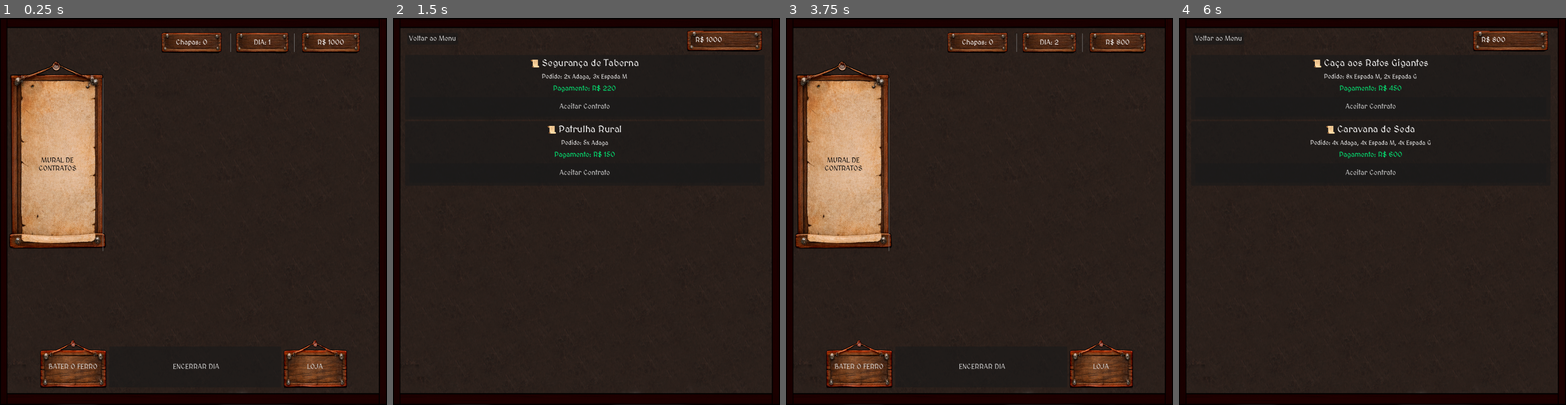
Above: before the commit, frames 1-4 (left to right).
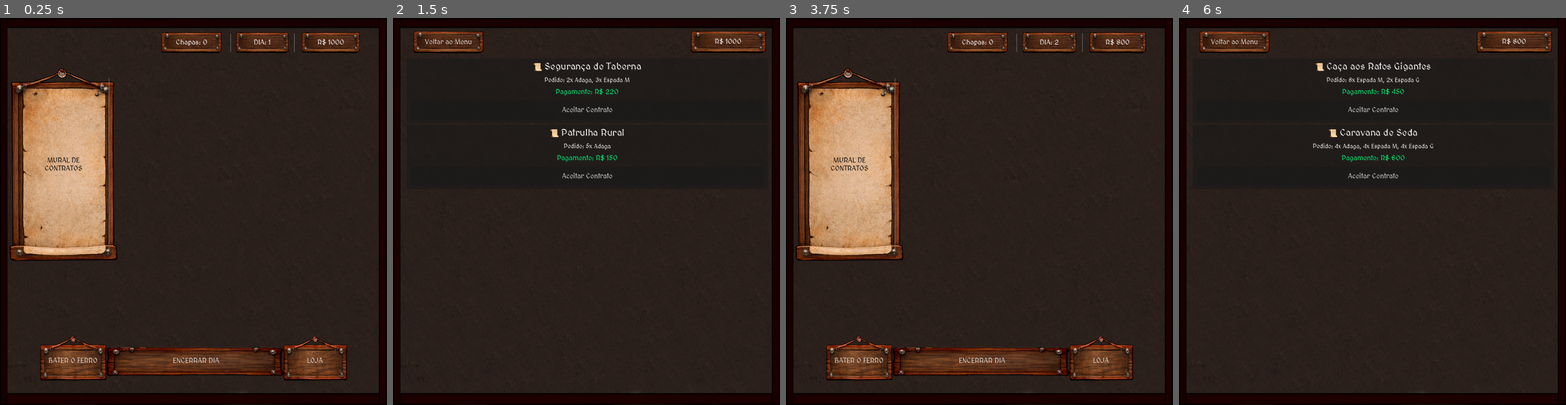
Above: after the commit, the same moments.

Repository: VitaumOS/Jogo_IC-Godot
Game: Godot game, scene res://scene/Cena_1.tscn
Two runs of this game, one before a commit and one after it. Both use one fixed random seed, a clock stepped at 60 frames per second and the inputs below.
Inputs:
- Up to frame 1 (0.25 s): no input
- Up to frame 2 (1.5 s): click "BATER O FERRO" at 0.5 s; click "MURAL DE CONTRATOS" at 1.25 s
- Up to frame 3 (3.75 s): click "Voltar ao Menu" at 2 s; click "ENCERRAR DIA" at 2.75 s; click "Encerrar Dia e Dormir" at 3.5 s
- Up to frame 4 (6 s): click "LOJA" at 4.25 s; click "Voltar ao Jogo" at 5 s; click "MURAL DE CONTRATOS" at 5.75 s

The runs differ from the first frame. In frame 1, 12% of the frame differs, in the area x 2-90%, y 11-96%; in frame 2, 3.3%; in frame 3, 12%; in frame 4, 3.6%.

Commit message:
Atualização recente
Arrumando alguns comentários, colocando imagens e ajustando-as

Diff:
--- a/modelos/modelo_contrato.tres
+++ b/modelos/modelo_contrato.tres
@@ -4,7 +4,7 @@
 
 [resource]
 texture = ExtResource("1_l0sxw")
-expand_margin_left = 143.0
-expand_margin_top = 95.0
-expand_margin_right = 143.0
-expand_margin_bottom = 50.0
+expand_margin_left = 170.0
+expand_margin_top = 80.0
+expand_margin_right = 170.0
+expand_margin_bottom = 80.0
--- a/pulp_solution.json
+++ b/pulp_solution.json
@@ -1,7 +1,8 @@
 {
     "status": "Optimal",
-    "chapas_usadas": 2,
+    "chapas_usadas": 5,
     "plano_corte": {
-        "Padrao_2": 2
+        "Padrao_1": 4,
+        "Padrao_3": 1
     }
 }
--- a/scene/Cena_1.tscn
+++ b/scene/Cena_1.tscn
@@ -7,8 +7,16 @@
 [ext_resource type="PackedScene" uid="uid://7kv2da5w42t5" path="res://scene/Padrao_Corte.tscn" id="4_uwuwm"]
 [ext_resource type="StyleBox" uid="uid://dki2hhovuf137" path="res://modelos/modelo_botao1.tres" id="5_bjq5w"]
 [ext_resource type="StyleBox" uid="uid://ciisrgd277gvm" path="res://modelos/modelo_botão_embaixo.tres" id="5_uwuwm"]
+[ext_resource type="Texture2D" uid="uid://crs5owxlqap0n" path="res://images/placa_2.png" id="8_bjq5w"]
 
 [sub_resource type="Theme" id="Theme_bjq5w"]
+
+[sub_resource type="StyleBoxTexture" id="StyleBoxTexture_2xbwx"]
+texture = ExtResource("8_bjq5w")
+expand_margin_left = 150.0
+expand_margin_top = 200.0
+expand_margin_right = 150.0
+expand_margin_bottom = 200.0
 
 [sub_resource type="CompressedTexture2D" id="CompressedTexture2D_2xbwx"]
 
@@ -88,7 +96,7 @@
 [node name="Controle_Corpo" type="Control" parent="UI" unique_id=1039932040]
 layout_mode = 3
 anchors_preset = 0
-offset_left = 30.0
+offset_left = 45.0
 offset_top = 96.0
 offset_right = 89.0
 offset_bottom = 128.0
@@ -102,7 +110,7 @@
 anchor_right = 0.062000003
 anchor_bottom = 1.4000001
 offset_left = 0.015999794
-offset_right = 878.016
+offset_right = 861.016
 offset_bottom = 400.0
 
 [node name="LadoEsquerdo" type="MarginContainer" parent="UI/Controle_Corpo/CorpoCentral" unique_id=387953885]
@@ -138,8 +146,8 @@
 
 [node name="Rodape" type="HBoxContainer" parent="UI" unique_id=205919892]
 offset_top = 764.0
-offset_right = 896.0
-offset_bottom = 859.0
+offset_right = 895.0
+offset_bottom = 832.0
 alignment = 1
 
 [node name="BtnResolver" type="Button" parent="UI/Rodape" unique_id=827788209]
@@ -153,6 +161,7 @@
 custom_minimum_size = Vector2(400, 0)
 layout_mode = 2
 theme = SubResource("Theme_bjq5w")
+theme_override_styles/normal = SubResource("StyleBoxTexture_2xbwx")
 text = "ENCERRAR DIA"
 icon = SubResource("CompressedTexture2D_2xbwx")
 
--- a/scene/Cena_Loja.tscn
+++ b/scene/Cena_Loja.tscn
@@ -37,23 +37,11 @@
 layout_mode = 1
 offset_left = 24.0
 offset_top = 80.0
-offset_right = 856.0
+offset_right = 851.0
 offset_bottom = 760.0
 
 [node name="VBoxItens" type="VBoxContainer" parent="UI/ScrollContainer" unique_id=952896832]
 layout_mode = 2
-
-[node name="Container_Opcoes" type="VBoxContainer" parent="UI" unique_id=407412559]
-layout_mode = 1
-anchors_preset = -1
-anchor_left = 2.0700002
-anchor_top = 0.135
-anchor_right = 2.0700002
-anchor_bottom = 0.135
-offset_left = 32.0
-offset_top = 8.0
-offset_right = 71.0
-offset_bottom = 47.0
 
 [node name="PainelChapas" type="Node2D" parent="UI" unique_id=687913666]
 
@@ -85,6 +73,7 @@
 layout_mode = 2
 theme_override_styles/normal = ExtResource("3_mypxv")
 text = "Chapas: %d"
+horizontal_alignment = 1
 
 [node name="VSeparator" type="VSeparator" parent="UI/HBoxContainer" unique_id=2009678965]
 custom_minimum_size = Vector2(102.495, 7.925)
@@ -94,6 +83,7 @@
 layout_mode = 2
 theme_override_styles/normal = ExtResource("3_mypxv")
 text = "Carteira: R$"
+horizontal_alignment = 1
 
 [node name="BtnVoltar" type="Button" parent="UI" unique_id=451513788]
 layout_mode = 0
--- a/scene/Cena_contratos.tscn
+++ b/scene/Cena_contratos.tscn
@@ -20,31 +20,37 @@
 
 [node name="UI" type="Control" parent="." unique_id=1230002425]
 anchors_preset = 0
-offset_right = 950.0
-offset_bottom = 800.0
+offset_left = 29.0
+offset_top = 8.0
+offset_right = 979.0
+offset_bottom = 808.0
 
 [node name="LabelDinheiro" type="Label" parent="UI" unique_id=1563394821]
 layout_mode = 0
-offset_left = 703.0
-offset_top = 42.0
-offset_right = 839.0
-offset_bottom = 65.0
+offset_left = 683.0
+offset_top = 32.0
+offset_right = 819.0
+offset_bottom = 64.0
 theme_override_styles/normal = ExtResource("3_yji0f")
 text = "Carteira: R$ %d"
+horizontal_alignment = 1
+vertical_alignment = 1
 
 [node name="ScrollContainer" type="ScrollContainer" parent="UI" unique_id=570385356]
 layout_mode = 0
-offset_left = 28.0
+offset_left = 3.0
 offset_top = 86.0
-offset_right = 864.0
+offset_right = 843.0
 offset_bottom = 860.0
 
 [node name="VBoxContratos" type="VBoxContainer" parent="UI/ScrollContainer" unique_id=1797218846]
 layout_mode = 2
 
-[node name="Container_Opcoes" type="VBoxContainer" parent="UI" unique_id=1499401884]
+[node name="BtnVoltar" type="Button" parent="UI" unique_id=1163623123]
 layout_mode = 0
-offset_left = 33.0
-offset_top = 35.0
-offset_right = 82.0
-offset_bottom = 68.0
+offset_left = 43.0
+offset_top = 32.0
+offset_right = 157.0
+offset_bottom = 65.0
+theme_override_styles/normal = ExtResource("3_yji0f")
+text = "Voltar ao jogo"
--- a/scene/Forja_Ritmo.tscn
+++ b/scene/Forja_Ritmo.tscn
@@ -20,16 +20,17 @@
 offset_bottom = 484.0
 
 [node name="Background" type="Sprite2D" parent="Esteira" unique_id=1656192740]
-position = Vector2(372.67453, 30.000006)
-scale = Vector2(0.9207567, 0.288)
+position = Vector2(372.67453, 32.645515)
+scale = Vector2(0.9207567, 0.31200004)
 texture = ExtResource("3_sd6ah")
 offset = Vector2(7.545, -27.71)
 
 [node name="AreaAlvo" type="Panel" parent="." unique_id=1347860911]
 offset_left = 425.0
-offset_top = 365.0
+offset_top = 384.0
 offset_right = 465.0
-offset_bottom = 405.0
+offset_bottom = 424.0
+pivot_offset = Vector2(20, 20)
 
 [node name="ArmasContainer" type="Node2D" parent="." unique_id=1822504001]
 
--- /dev/null
+++ b/scene/Popup.tscn
@@ -0,0 +1,72 @@
+[gd_scene format=3 uid="uid://niwiqe2egaiv"]
+
+[ext_resource type="Script" uid="uid://bfsddobccdcyu" path="res://script/popup.gd" id="1_eykc1"]
+[ext_resource type="StyleBox" uid="uid://c1jeoar3pix3q" path="res://modelos/modelo_contrato.tres" id="2_6e60i"]
+
+[node name="Control" type="Control" unique_id=1019503320]
+layout_mode = 3
+anchors_preset = 0
+offset_left = 304.0
+offset_top = 288.0
+offset_right = 304.0
+offset_bottom = 288.0
+script = ExtResource("1_eykc1")
+
+[node name="PopUp" type="CanvasLayer" parent="." unique_id=540076022]
+
+[node name="Background" type="ColorRect" parent="PopUp" unique_id=1372817576]
+visible = false
+offset_left = 304.0
+offset_top = 288.0
+offset_right = 592.0
+offset_bottom = 578.0
+
+[node name="Placa" type="PanelContainer" parent="PopUp" unique_id=568186395]
+offset_left = 304.0
+offset_top = 288.0
+offset_right = 592.0
+offset_bottom = 578.0
+theme_override_styles/panel = ExtResource("2_6e60i")
+
+[node name="VBox" type="VBoxContainer" parent="PopUp/Placa" unique_id=914745123]
+layout_mode = 2
+
+[node name="Control2" type="Control" parent="PopUp/Placa/VBox" unique_id=821875847]
+layout_mode = 2
+
+[node name="Mensagem" type="Label" parent="PopUp/Placa/VBox/Control2" unique_id=1672440580]
+custom_minimum_size = Vector2(0.31, 145.97)
+layout_mode = 0
+offset_left = 40.0
+offset_top = 24.0
+offset_right = 248.0
+offset_bottom = 232.0
+theme_override_colors/font_color = Color(0, 0, 0, 1)
+theme_override_font_sizes/font_size = 20
+text = "asdasdasdasdasdasdasdasdasdasdsdasd"
+horizontal_alignment = 1
+vertical_alignment = 1
+autowrap_mode = 3
+clip_text = true
+
+[node name="Control" type="Control" parent="PopUp/Placa/VBox" unique_id=1263314372]
+layout_mode = 2
+
+[node name="HBoxBtn" type="HBoxContainer" parent="PopUp/Placa/VBox/Control" unique_id=1129267965]
+layout_mode = 0
+offset_top = 252.0
+offset_right = 288.0
+offset_bottom = 279.0
+alignment = 1
+
+[node name="BtnSim" type="Button" parent="PopUp/Placa/VBox/Control/HBoxBtn" unique_id=309139895]
+layout_mode = 2
+text = "Sim"
+
+[node name="BtnNao" type="Button" parent="PopUp/Placa/VBox/Control/HBoxBtn" unique_id=1079789033]
+layout_mode = 2
+text = "Não"
+
+[node name="BtnOk" type="Button" parent="PopUp/Placa/VBox/Control/HBoxBtn" unique_id=30888743]
+layout_mode = 2
+text = "OK"
--- a/script/Cena_Resumo.gd
+++ b/script/Cena_Resumo.gd
@@ -2,10 +2,9 @@
 
 extends Control
 
-## Cena do botão exportada do Inspector
 @export var cena_botao_ui: PackedScene
 
-# Referências aos nós (ajuste os nomes se necessário)
+# Referências aos nós
 @onready var center_container = $CenterContainer
 @onready var vbox = $CenterContainer/PanelContainer/MarginContainer/VBox
 @onready var label_titulo =$CenterContainer/PanelContainer/MarginContainer/VBox/Titulo
@@ -19,13 +18,10 @@
 ## Define todos os tamanhos e alinhamentos via código para evitar erros de UI
 func _configurar_layout_base():
 	self.set_anchors_and_offsets_preset(Control.PRESET_FULL_RECT)
-	#Centralizar o painel de resumo
 	center_container.set_anchors_and_offsets_preset(Control.PRESET_FULL_RECT)
-	#Configurar espaçamentos do VBox
 	vbox.custom_minimum_size = Vector2(400, 0)
 	vbox.add_theme_constant_override("separation", 15)
 
-	#Configurar texto do Label
 	label_titulo.horizontal_alignment = HORIZONTAL_ALIGNMENT_CENTER
 	label_titulo.add_theme_font_size_override("font_size", 25)
 
@@ -35,7 +31,6 @@
 	var custos = Global.CUSTO_DIARIO
 	var lucro_liquido = ganhos - custos
 
-	# Atualiza o saldo real no Global
 	Global.dinheiro -= custos
 	label_titulo.text = "\nRELATÓRIO DO DIA %d " % Global.dia_atual
 
@@ -71,6 +66,5 @@
 	btn.text = "Encerrar Dia e Dormir"
 	btn.custom_minimum_size = Vector2(0, 50)
 
-	# Conecta o clique ao Global para resetar o dia
 	btn.pressed.connect(func():Global.proximo_dia())
 	vbox.add_child(btn)
--- a/script/Forja_Ritmo.gd
+++ b/script/Forja_Ritmo.gd
@@ -16,7 +16,6 @@
 func _ready():
 	var lista_nomes = Global.armas_na_esteira_atual
 	total_pecas = lista_nomes.size()
-	area_alvo.position = Vector2(450, 380)
 	cont.text = ("%d/%d" %[acertos,total_pecas])
 
 	if total_pecas == 0:
@@ -32,11 +31,9 @@
 
 		sprite.position = Vector2(1000 + (i * 300), esteira.position.y+25)
 
-		# Configura Tecla WASD
 		var tecla_sorteada = teclas[randi() % teclas.size()]
 		sprite.set_meta("tecla", tecla_sorteada)
 
-		# Texto visual da tecla
 		var lbl = Label.new()
 		lbl.text = tecla_sorteada
 		lbl.position = Vector2(-15, -60)
@@ -58,7 +55,7 @@
 func _process(delta):
 	for arma in armas_na_fila:
 		arma.position.x -= velocidade * delta
-		if arma.position.x < area_alvo.position.x - 100:
+		if arma.position.x < area_alvo.position.x - 300:
 			_remover_arma(arma, false)
 
 func _atualiza_contador():
@@ -89,7 +86,6 @@
 		_atualiza_contador()
 
 	armas_na_fila.erase(arma)
-	# Efeito simples de sumir
 	var t = create_tween()
 	t.tween_property(arma, "modulate:a", 0.0, 0.2)
 	t.tween_callback(arma.queue_free)
--- a/script/Loja.gd
+++ b/script/Loja.gd
@@ -53,7 +53,7 @@
 	for item in Global.padroes_na_loja:
 		var card = PanelContainer.new(); card.custom_minimum_size.y = 100
 		var h_box = HBoxContainer.new(); card.add_child(h_box)
-		#Visualizador do padrão
+
 		var vis = Control.new()
 		vis.custom_minimum_size = Vector2(500, 60)
 		vis.size_flags_vertical = Control.SIZE_SHRINK_CENTER
@@ -71,7 +71,6 @@
 		_renderizar_previa_no_card(p_hbox, item.composicao);
 		h_box.add_child(vis)
 
-		#Informações e Botão
 		var v_info = VBoxContainer.new(); v_info.size_flags_horizontal = Control.SIZE_EXPAND_FILL; v_info.alignment = BoxContainer.ALIGNMENT_CENTER
 		var lbl = Label.new(); lbl.text = item.nome; lbl.horizontal_alignment = HORIZONTAL_ALIGNMENT_CENTER
 		var btn = cena_botao_ui.instantiate(); btn.text = "Comprar (R$ %d)" % item.preco
--- a/script/Main.gd
+++ b/script/Main.gd
@@ -20,7 +20,7 @@
 var padroes_corte_salvos: Array = []
 var padroes_corte_salvos_valor: Array = []
 var padroes_selecionados: Array = []
-var labels_qtd_referencia: Array[Label] = [] # Alterado o nome para refletir que são Labels
+var labels_qtd_referencia: Array[Label] = []
 
 var PYTHON_PATH = ProjectSettings.globalize_path("res://PythonFiles/venv/Scripts/python.exe")
 var PYTHON_SCRIPT = ProjectSettings.globalize_path("res://PythonFiles/resolve_pcu_pl.py")
@@ -42,31 +42,23 @@
 	if Global.ultimo_desempenho_ritmo >= 0:
 		_finalizar_logica_pulp()
 
-# No Main.gd, dentro do seu _ready ou uma função de atualização de UI
 func _atualizar_display_estoque():
 	$UI/IconeChapa/LabelQtd.text = str(Global.estoque_chapas_extras)
 
 
 func _configurar_botoes_fixos():
-
 	if not btn_resolver.pressed.is_connected(_resolver_pcu):
 		btn_resolver.pressed.connect(_resolver_pcu)
-
-
 	if not btn_loja.pressed.is_connected(_on_loja_pressed):
 		btn_loja.pressed.connect(_on_loja_pressed)
-
 	if not btn_sair.pressed.is_connected(_on_sair_pressed):
 		btn_sair.pressed.connect(_on_sair_pressed)
-
 	if not btn_contrato_grande.pressed.is_connected(_on_contrato_pressed):
 		btn_contrato_grande.pressed.connect(_on_contrato_pressed)
 
 func _on_loja_pressed(): get_tree().change_scene_to_file("res://scene/Cena_Loja.tscn")
 func _on_sair_pressed(): get_tree().change_scene_to_file("res://scene/Cena_Resumo.tscn")
 func _on_contrato_pressed(): get_tree().change_scene_to_file("res://scene/Cena_contratos.tscn")
-
-
 
 func _atualizar_ui_estatica():
 	label_dia.text = "DIA: %d" % Global.dia_atual
@@ -83,12 +75,9 @@
 			txt += "- %s: %d\n" % [pecas_disponiveis[i].nome, demanda[i]]
 	btn_contrato_grande.text = txt
 
-
 func _carregar_padroes_da_loja():
-	# Limpa a lista visual e as referências antes de carregar
 	for c in vbox_padroes_lista.get_children(): c.queue_free()
 	labels_qtd_referencia.clear()
-
 	for item in Global.padroes_desbloqueados:
 		if not padroes_corte_salvos.any(func(p): return p.nome == item.nome):
 			_registrar_novo_padrao(item.composicao, item.nome)
@@ -113,7 +102,6 @@
 		"nome": nome_customizado,
 		"composicao": padrao_numerico
 	}
-
 	padroes_corte_salvos_valor.append(padrao_numerico)
 	padroes_corte_salvos.append(dados)
 	padroes_selecionados.append(padroes_corte_salvos.size() - 1)
@@ -122,10 +110,8 @@
 func _exibir_padrao_na_lista(dados: Dictionary):
 	var h_linha = HBoxContainer.new()
 	h_linha.size_flags_horizontal = Control.SIZE_EXPAND_FILL
-
 	var visual = cena_padrao_corte.instantiate()
 	visual.custom_minimum_size = Vector2(550, 50)
-
 
 	var container_pecas = visual.get_node("Visualizador_Padrao")
 	for p in dados.pecas:
@@ -156,6 +142,7 @@
 
 	h_controles.add_child(btn_menos); h_controles.add_child(lbl_qtd); h_controles.add_child(btn_mais)
 	v_selecao.add_child(lbl_titulo); v_selecao.add_child(h_controles)
+	v_selecao.position = Vector2(-100,0)
 
 	h_linha.add_child(visual); h_linha.add_child(v_selecao)
 	vbox_padroes_lista.add_child(h_linha)
@@ -169,7 +156,6 @@
 		var qtd = int(labels_qtd_referencia[i].text)
 		for j in padroes_corte_salvos_valor[i].size():
 			total[j] += padroes_corte_salvos_valor[i][j] * qtd
-
 	for i in demanda.size():
 		if total[i] < demanda[i]: return false
 	return true
@@ -203,7 +189,6 @@
 	for padrao in padroes_corte_salvos_valor:
 		args.append(str(padrao))
 
-	# 1. Verificar se o jogador tem chapas suficientes no estoque ANTES de processar
 	var z_user = Global.chapas_usadas_pelo_jogador
 
 	if Global.estoque_chapas_extras < z_user:
@@ -211,7 +196,7 @@
 		_limpar_dados_transicao()
 		return
 
-	# 2. Executar o Solver Python (PuLP)
+	#Executa o Solver Python (PuLP)
 	if OS.execute(PYTHON_PATH, args) == 0:
 		var arquivo = FileAccess.open(OUTPUT_FILE_NAME, FileAccess.READ)
 		var res = JSON.parse_string(arquivo.get_as_text())
@@ -226,8 +211,6 @@
 			Global.registrar_contrato_concluido(Global.contrato_ativo)
 			Global.completar_contrato(otimizou, ritmo)
 
-
-			# 5. Feedback Visual
 			if otimizou and ritmo==1.0:
 				_atualizar_texto_resultado("PERFEITO! Usou o mínimo e teve batida perfeita! Ganhou: R$%.2f" %[Global.recompensa_final])
 			elif !otimizou:
--- a/script/cena_contratos.gd
+++ b/script/cena_contratos.gd
@@ -4,7 +4,7 @@
 @export var cena_botao_ui: PackedScene
 
 @onready var container_contratos = $UI/ScrollContainer/VBoxContratos
-@onready var container_opcoes = $UI/Container_Opcoes
+@onready var btn = $UI/BtnVoltar
 @onready var label_dinheiro = $UI/LabelDinheiro
 
 #variavel inicial, somente para testes
@@ -29,11 +29,10 @@
 	for contrato in lista_contratos: gerar_contrato(contrato)
 
 func _configurar_botoes_navegacao():
-	for c in container_opcoes.get_children(): c.queue_free()
-	if cena_botao_ui:
-		var btn = cena_botao_ui.instantiate()
-		btn.text = "Voltar ao Menu"; btn.pressed.connect(_on_voltar_pressed)
-		container_opcoes.add_child(btn)
+
+	btn.text = "Voltar ao Menu"
+	btn.pressed.connect(_on_voltar_pressed)
+
 
 ##Gera um contrato para a página de contratos
 func gerar_contrato(contrato):
@@ -76,8 +75,11 @@
 	container_contratos.add_child(card)
 
 func _aceitar_contrato(contrato_escolhido):
+	var popup = Global.PREFAB_POPUP.instantiate()
+	add_child(popup)
+	popup.mostrar_mensagem("Contrato aceito!")
 	Global.contrato_ativo = contrato_escolhido
-	_on_voltar_pressed()
+
 
 func _on_voltar_pressed():
 	get_tree().change_scene_to_file("res://scene/Cena_1.tscn")
--- a/script/global.gd
+++ b/script/global.gd
@@ -5,14 +5,14 @@
 var dia_atual: int = 1
 var dinheiro: int = 1000
 var ganhos_do_dia: int = 0
-const CUSTO_DIARIO = 200 #Aluguel/Impostos
+const CUSTO_DIARIO = 200
 var estoque_chapas_extras: int = 0
 var preco_chapa: int = 100
 var recompensa_final: float = 0
 
 var armas_na_esteira_atual: Array = []
 var chapas_usadas_pelo_jogador: int = 0
-var ultimo_desempenho_ritmo: float = -1.0 # -1 indica que não veio da forja
+var ultimo_desempenho_ritmo: float = -1.0
 
 var pecas_disponiveis: Array = [
 	{"nome": "Adaga", "largura": 50.0, "caminho_textura": "res://Sprite/adaga.png"},
@@ -23,11 +23,11 @@
 	{"nome": "Lança", "largura": 220.0, "caminho_textura": "res://Sprite/lanca.png"}
 ]
 
-#Listas Dinâmicas
+const PREFAB_POPUP = preload("res://scene/Popup.tscn")
+
 var contratos_disponiveis: Array = []
 var padroes_na_loja: Array = []
 
-#Inventário Permanente
 var contrato_ativo = null
 var padroes_desbloqueados: Array = []
 var contratos_concluidos: Array = []
@@ -39,7 +39,7 @@
 	if not contratos_concluidos.has(contrato):
 		contratos_concluidos.append(contrato)
 
-# Função para consumir a chapa
+## Função para consumir a chapa
 func usar_chapa_extra():
 	if estoque_chapas_extras > 0:
 		estoque_chapas_extras -= 1
--- /dev/null
+++ b/script/popup.gd
@@ -0,0 +1,48 @@
+extends Control
+
+signal resposta(valor: bool)
+
+@onready var label_mensagem = $PopUp/Placa/VBox/Control2/Mensagem
+@onready var btn_sim = $PopUp/Placa/VBox/Control/HBoxBtn/BtnSim
+@onready var btn_nao = $PopUp/Placa/VBox/Control/HBoxBtn/BtnNao
+@onready var btn_ok = $PopUp/Placa/VBox/Control/HBoxBtn/BtnOk
+
+func _ready():
+	btn_sim.pressed.connect(_on_btn_sim_pressed)
+	btn_nao.pressed.connect(_on_btn_nao_pressed)
+	btn_ok.pressed.connect(_on_btn_ok_pressed)
+	visible = false
+
+## Função para apenas exibir uma mensagem com botão OK
+func mostrar_mensagem(texto: String):
+	label_mensagem.text = texto
+	btn_sim.visible = false
+	btn_nao.visible = false
+	btn_ok.visible = true
+	_abrir()
+
+## Função para confirmação (Sim ou Não)
+func mostrar_confirmacao(texto: String):
+	label_mensagem.text = texto
+	btn_sim.visible = true
+	btn_nao.visible = true
+	btn_ok.visible = false
+	_abrir()
+
+func _abrir():
+	visible = true
+	var tween = create_tween()
+	$PopUp/Placa.scale = Vector2.ZERO
+	tween.tween_property($PopUp/Placa, "scale", Vector2.ONE, 0.2).set_trans(Tween.TRANS_BACK)
+
+func _on_btn_sim_pressed():
+	resposta.emit(true)
+	queue_free()
+
+func _on_btn_nao_pressed():
+	resposta.emit(false)
+	queue_free()
+
+func _on_btn_ok_pressed():
+	resposta.emit(true)
+	queue_free()
Binary file added: images/placa_2.png
Not shown, added: images/placa_2.png.import
Not shown, added: script/popup.gd.uid
